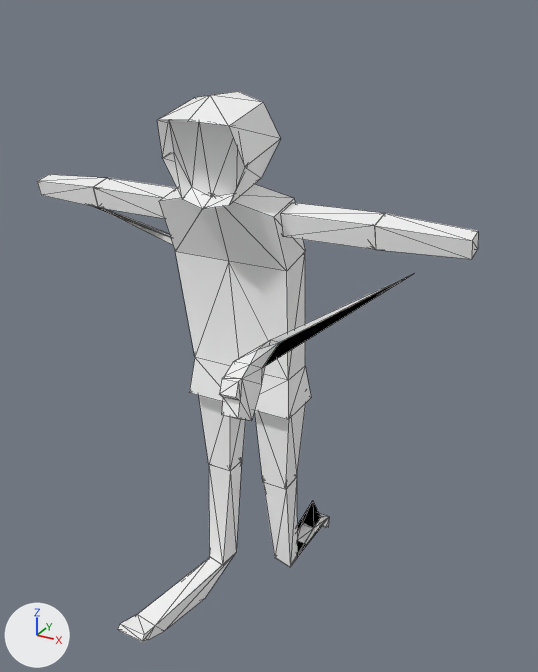
An edit to the glTF model Player/Raw Assets/MainCharacter.glb, drawn before and after from the same camera.
Camera for both pictures: a 50 mm camera at (2.34, -4.16, 0.62) aimed at (0.18, -0.23, -1.35). The axes (+X, +Y, +Z) are drawn at lower left. The lights are the same throughout. Mesh edges are drawn as thin lines. Where no turn or scale is listed for an object, it has been applied to the vertices. Vertices at the same position are counted once.

The first picture shows 'Body', 'Hands', 'Head', 'Legs'.
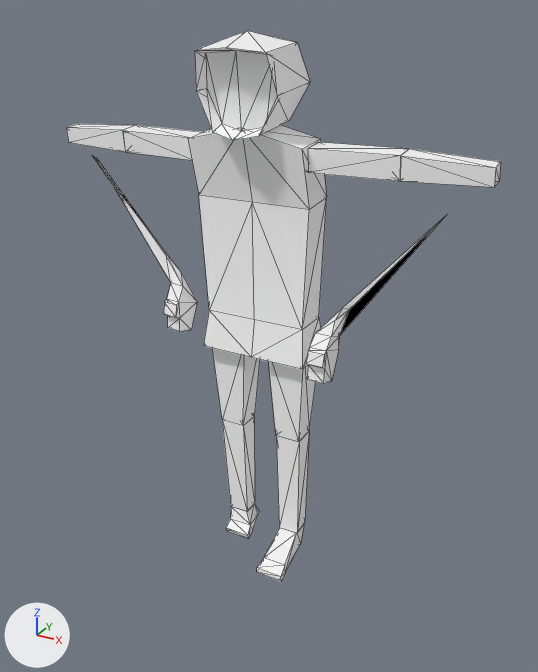
Patch to the scene script:
```diff
--- a/Player/Raw Assets/MainCharacter.glb.py
+++ b/Player/Raw Assets/MainCharacter.glb.py
@@ me_used @@
 # used by ob_body; location = (-0.001, 0.023, -1.292)
-me_used.from_pydata(...)  # 24 vertices, 44 faces; spans x -0.4..0.4, y -0.62..-0.04, z -0.56..0.99
+me_used.from_pydata(...)  # 24 vertices, 44 faces; spans x -0.4..0.4, y -0.27..0.16, z -0.28..1.29
+# me_used part 1: 24 of 24 vertices moved; they spanned x -0.4..0.4, y -0.62..-0.04, z -0.56..0.99 and now span x -0.4..0.4, y -0.27..0.16, z -0.28..1.29; mean shift (0.0, 0.26, 0.29); largest move (0.0, -0.62, 0.94) -> (0.0, -0.27, 1.26)
 me_used.materials.append(mat_material)
@@ me_cube @@
 # used by ob_hands; location = (-0.001, 0.023, -1.292)
-me_cube.from_pydata(...)  # 92 vertices, 160 faces; spans x -1.48..1.48, y -1.25..0.56, z -0.15..0.89
+me_cube.from_pydata(...)  # 92 vertices, 160 faces; spans x -1.48..1.48, y -0.48..-0.03, z -0.24..1.19
+# me_cube part 2: the loose piece of 12 vertices spanning x 0.29..0.97, y -0.53..-0.35, z 0.71..0.89 is turned -6.8 degrees about the x axis through its middle, then moved by (0.0, 0.33, 0.3)
+# me_cube part 3: the loose piece of 12 vertices spanning x 0.84..1.48, y -0.53..-0.35, z 0.72..0.89 is turned -6.8 degrees about the x axis through its middle, then moved by (0.0, 0.33, 0.3)
+# me_cube part 4: the loose piece of 12 vertices spanning x -0.97..-0.28, y -0.53..-0.35, z 0.71..0.89 is turned -6.8 degrees about the x axis through its middle, then moved by (0.0, 0.33, 0.3)
+# me_cube part 5: the loose piece of 12 vertices spanning x -1.48..-0.84, y -0.53..-0.35, z 0.72..0.89 is turned -6.8 degrees about the x axis through its middle, then moved by (0.0, 0.33, 0.3)
+# me_cube part 6: 22 of 92 vertices moved; they spanned x 0.41..1.22, y -1.25..-0.56, z -0.15..0.64 and now span x 0.56..1.25, y -0.48..-0.15, z -0.24..0.87; mean shift (0.13, 0.74, -0.07); largest move (0.56, -1.14, -0.14) -> (0.67, -0.33, -0.24)
+# me_cube part 7: 22 of 92 vertices moved; they spanned x -1.31..-0.45, y -0.35..0.56, z -0.12..0.71 and now span x -1.32..-0.52, y -0.29..-0.04, z -0.2..0.96; mean shift (-0.06, -0.46, -0.01); largest move (-0.47, 0.44, -0.12) -> (-0.54, -0.26, -0.17)
 me_cube.materials.append(mat_material)
@@ me_sphere @@
 me_sphere.from_pydata(...)  # 26 vertices, 48 faces; spans x -0.271..0.273, y -0.824..-0.18, z 0.867..1.478
 # used by ob_head; location = (-0.001, 0.023, -1.292)
+# me_sphere part 8: the whole mesh is turned -6.8 degrees about the x axis through its middle, then moved by (0.0, 0.372, 0.308)
 me_sphere.materials.append(mat_material)
@@ me_used_1 @@
 # used by ob_legs; location = (-0.001, 0.023, -1.292)
-me_used_1.from_pydata(...)  # 80 vertices, 144 faces; spans x -0.37..0.37, y -1.39..0.51, z -2.16..-0.35
+me_used_1.from_pydata(...)  # 80 vertices, 144 faces; spans x -0.37..0.37, y -0.36..0.23, z -1.97..-0.07
+# me_used_1 part 9: the loose piece of 12 vertices spanning x 0.09..0.37, y -0.32..-0.06, z -1.2..-0.35 is moved by (0.0, 0.2, 0.28)
+# me_used_1 part 10: the loose piece of 12 vertices spanning x -0.37..-0.09, y -0.32..-0.06, z -1.2..-0.35 is moved by (0.0, 0.2, 0.28)
+# me_used_1 part 11: 56 of 80 vertices moved; they spanned x -0.34..0.34, y -1.39..0.51, z -2.16..-1.05 and now span x -0.33..0.33, y -0.36..0.23, z -1.97..-0.76; mean shift (0.0, 0.24, 0.16); largest move (-0.32, -1.32, -1.9) -> (-0.32, 0.05, -1.95)
 me_used_1.materials.append(mat_material)
```

Location of each change, [x1, y1, x2, y2] in pixels of the pictures (538 x 672 px; the box of a moved part takes in the faces that stretch with it):
'Body', reshaped (8% narrower)
    before: [159, 184, 311, 420]
    after: [188, 125, 327, 369]
'Hands', reshaped
    before: [37, 174, 478, 421]
    after: [67, 124, 501, 384]
'Legs', reshaped (50% narrower)
    before: [118, 395, 329, 642]
    after: [212, 348, 316, 581]
'Head', mesh turned
    before: [157, 91, 281, 209]
    after: [195, 30, 310, 140]
part 2 of me_cube, moved or reshaped
    before: [280, 203, 385, 250]
    after: [307, 142, 408, 181]
part 3 of me_cube, moved or reshaped
    before: [375, 213, 478, 259]
    after: [400, 149, 501, 187]
part 4 of me_cube, moved or reshaped
    before: [93, 178, 176, 218]
    after: [123, 125, 202, 160]
part 5 of me_cube, moved or reshaped
    before: [37, 174, 106, 207]
    after: [67, 124, 135, 152]
part 6 of me_cube, moved or reshaped
    before: [219, 274, 413, 421]
    after: [306, 218, 443, 384]
part 7 of me_cube, moved or reshaped
    before: [95, 207, 173, 245]
    after: [93, 156, 197, 331]
part 9 of me_used_1, moved or reshaped
    before: [255, 403, 306, 489]
    after: [268, 361, 316, 442]
part 10 of me_used_1, moved or reshaped
    before: [199, 395, 246, 471]
    after: [212, 348, 260, 426]
part 11 of me_used_1, moved or reshaped
    before: [118, 461, 329, 642]
    after: [222, 417, 309, 581]
